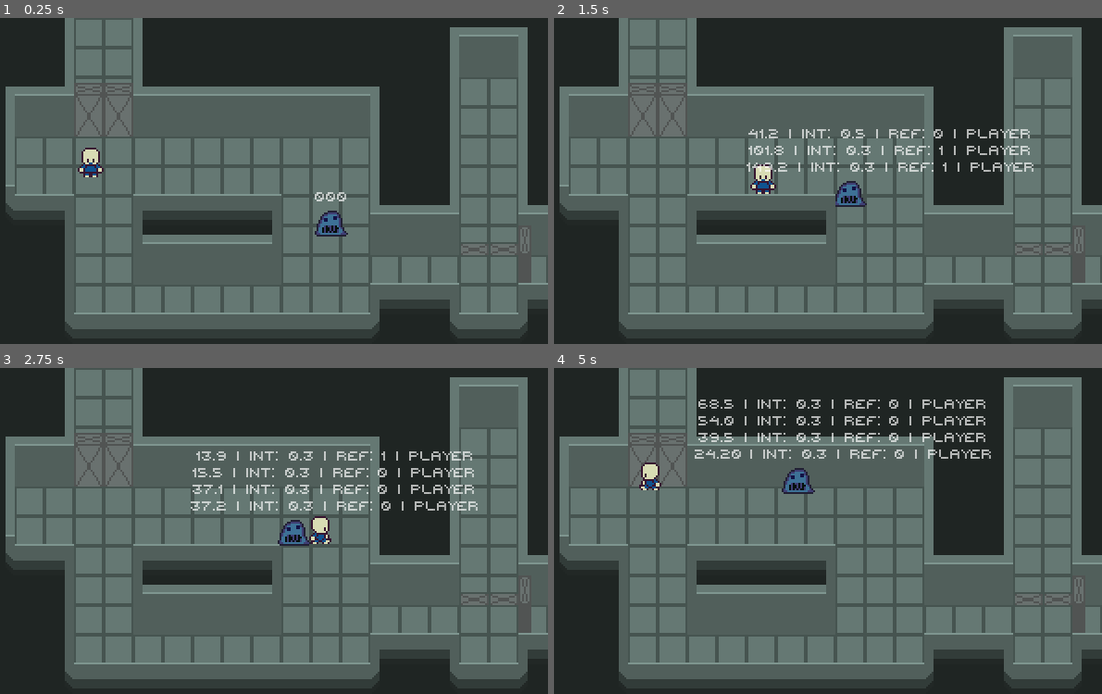
Above: before the commit, frames 1-4 (two rows, left to right).
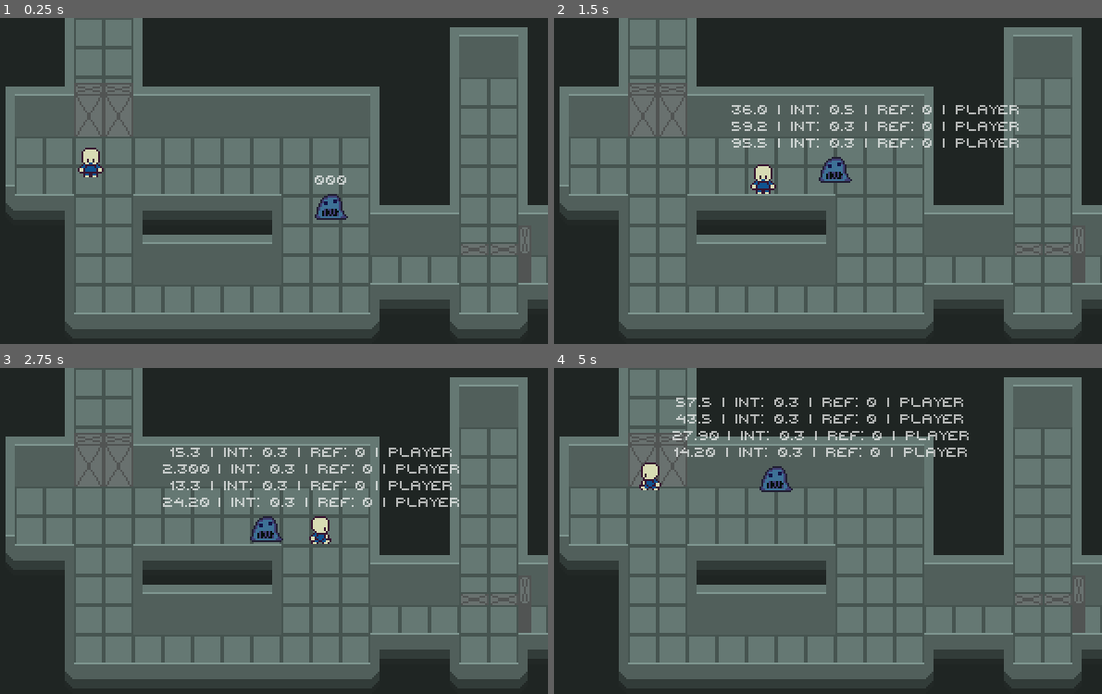
Above: after the commit, the same moments.

Repository: GrafikaKomputerowaProjekt/GrafikaKomputeorwaProjekt
Game: Godot game, scene res://raytracing_sandbox/demo_scene/raytracing_demo.tscn
Two runs of this game, one before a commit and one after it. Both use one fixed random seed, a clock stepped at 60 frames per second and the inputs below. This scene is started directly instead of the project's main scene.
Inputs:
- Up to frame 1 (0.25 s): no input
- Up to frame 2 (1.5 s): tap Enter (ui_accept) at 0.5 s; hold Right (move_right) 0.53-1.28 s; hold Enter (ui_accept) 0.53-1.28 s; hold Down (move_down) from 1.28 s (still down); tap Shift (run) at 1.35 s
- Up to frame 3 (2.75 s): tap Enter (ui_accept) at 1.52, 1.55, 1.82 s; release Down (move_down) at 2.03 s; hold Right (move_right) from 2.03 s (still down); hold Enter (ui_accept) from 2.03 s (still down)
- Up to frame 4 (5 s): release Right (move_right) at 2.78 s; release Enter (ui_accept) at 2.78 s; hold Up (move_up) 2.78-3.53 s; tap Shift (run) at 2.85, 4.35 s; tap Enter (ui_accept) at 3.02, 3.05, 3.32, 4.52, 4.55, 4.82 s; hold Enter (ui_accept) 3.53-4.28 s; hold Left (move_left) from 3.53 s (still down)

The runs differ from the first frame. In frame 1, 0.7% of the frame differs, in the area x 57-64%, y 48-68%; in frame 2, 3.2%; in frame 3, 3.7%; in frame 4, 3.8%, in the area x 21-80%, y 9-39%.

Commit message:
Enemy_update
Added: patrol, hit function, following player and view cone

Diff:
--- a/game/entities/slime.gd
+++ b/game/entities/slime.gd
@@ -7,6 +7,16 @@
 @onready var sound_listener: Area2D = $SoundListener
 @onready var navigation_agent: NavigationAgent2D = $NavigationAgent2D
 
+@export var player: Node2D
+@export var view_distance: float = 100.0
+@export var view_angle: float = 60.0
+
+@export var patrol_points: Array[Node2D] = []
+@export var patrol_wait_time: float = 1.0
+
+@export var forget_player_time: float = 2.0
+
+
 var event_history: Array[String] = []
 const MAX_EVENTS: int = 4
 
@@ -14,7 +24,34 @@
 var error: Vector2 = Vector2.ZERO
 var distance_walked: float = 0.0
 
+var last_look_dir: Vector2 = Vector2.DOWN
+var chasing_player: bool = false
+
+var patrol_index: int = 0
+var patrol_wait_timer: float = 0.0
+
+var forget_player_timer: float = 0.0
+
 func _physics_process(delta: float) -> void:
+	if can_see_player():
+		chasing_player = true
+		forget_player_timer = 0.0
+	else:
+		if chasing_player:
+			forget_player_timer += delta
+
+			if forget_player_timer >= forget_player_time:
+				chasing_player = false
+				forget_player_timer = 0.0
+
+				if patrol_points.size() > 0:
+					set_movement_target(patrol_points[patrol_index].global_position)
+
+	if chasing_player and player != null:
+		set_movement_target(player.global_position)
+	else:
+		handle_patrol(delta)
+
 	if navigation_agent.is_navigation_finished():
 		return
 
@@ -22,6 +59,8 @@
 	var next_path_position: Vector2 = navigation_agent.get_next_path_position()
 	var dir: Vector2 = global_position.direction_to(next_path_position)
 
+	if dir != Vector2.ZERO:
+		last_look_dir = dir.normalized()
 	# 2. Calculate desired velocity
 	var vel: Vector2 = dir * movement_speed
 	var motion: Vector2 = vel * delta
@@ -115,3 +154,70 @@
 		event_history.pop_back()
 
 	info_label.text = "\n".join(event_history)
+
+
+func can_see_player() -> bool:
+	if player == null:
+		return false
+	var to_player: Vector2 =player.global_position -global_position
+	var distance:= to_player.length()
+
+	if distance > view_distance:
+		return false
+
+	var direction_to_player := to_player.normalized()
+	var angle_to_player := rad_to_deg(last_look_dir.angle_to(direction_to_player))
+
+	if abs(angle_to_player) > view_angle / 2.0:
+		return false
+
+	var space_state := get_world_2d().direct_space_state
+
+	var query :=PhysicsRayQueryParameters2D.create(
+		global_position,
+		player.global_position
+	)
+	query.exclude = [self]
+
+	var result :=space_state.intersect_ray(query)
+
+	if result.is_empty():
+		return true
+
+	return result.collider == player
+
+
+func _ready() -> void:
+	if patrol_points.size() > 0:
+		set_movement_target(patrol_points[patrol_index].global_position)
+
+
+func handle_patrol(delta: float) -> void:
+	if patrol_points.size() == 0:
+		return
+
+	if navigation_agent.is_navigation_finished():
+		patrol_wait_timer += delta
+
+		if patrol_wait_timer >= patrol_wait_time:
+			patrol_wait_timer = 0.0
+			patrol_index += 1
+
+			if patrol_index >= patrol_points.size():
+				patrol_index = 0
+
+			set_movement_target(patrol_points[patrol_index].global_position)
+
+func is_hit() -> void:
+
+	print ("HIT")
+	set_physics_process(false)
+	set_process(false)
+
+	if has_node("Sprite2D"):
+		$Sprite2D.visible =false
+	queue_free()
+
+#func _input(event):
+#	if event.is_action_pressed("ui_accept"): #funkcja testująca czy hit działa
+#		is_hit()
--- a/game/raytracing_sandbox/demo_scene/raytracing_demo.tscn
+++ b/game/raytracing_sandbox/demo_scene/raytracing_demo.tscn
@@ -227,5 +227,13 @@
 offset_bottom = 178.0
 texture = ExtResource("4_ycpk5")
 
-[node name="Slime" parent="." unique_id=375529188 instance=ExtResource("6_ao5jw")]
+[node name="Slime" parent="." unique_id=375529188 node_paths=PackedStringArray("player", "patrol_points") instance=ExtResource("6_ao5jw")]
 position = Vector2(203, 118)
+player = NodePath("../Player")
+patrol_points = [NodePath("../PP1"), NodePath("../PP1/PP2")]
+
+[node name="PP1" type="Marker2D" parent="." unique_id=1866954495]
+position = Vector2(201, 81)
+
+[node name="PP2" type="Marker2D" parent="PP1" unique_id=439770809]
+position = Vector2(2, 64)
